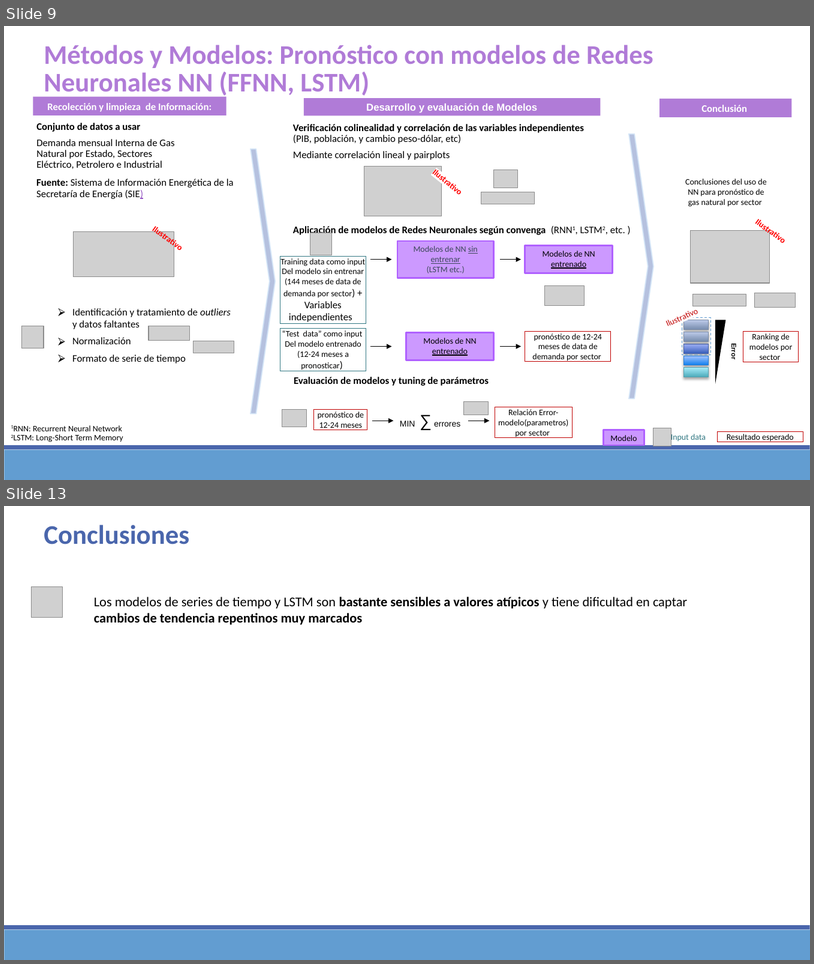
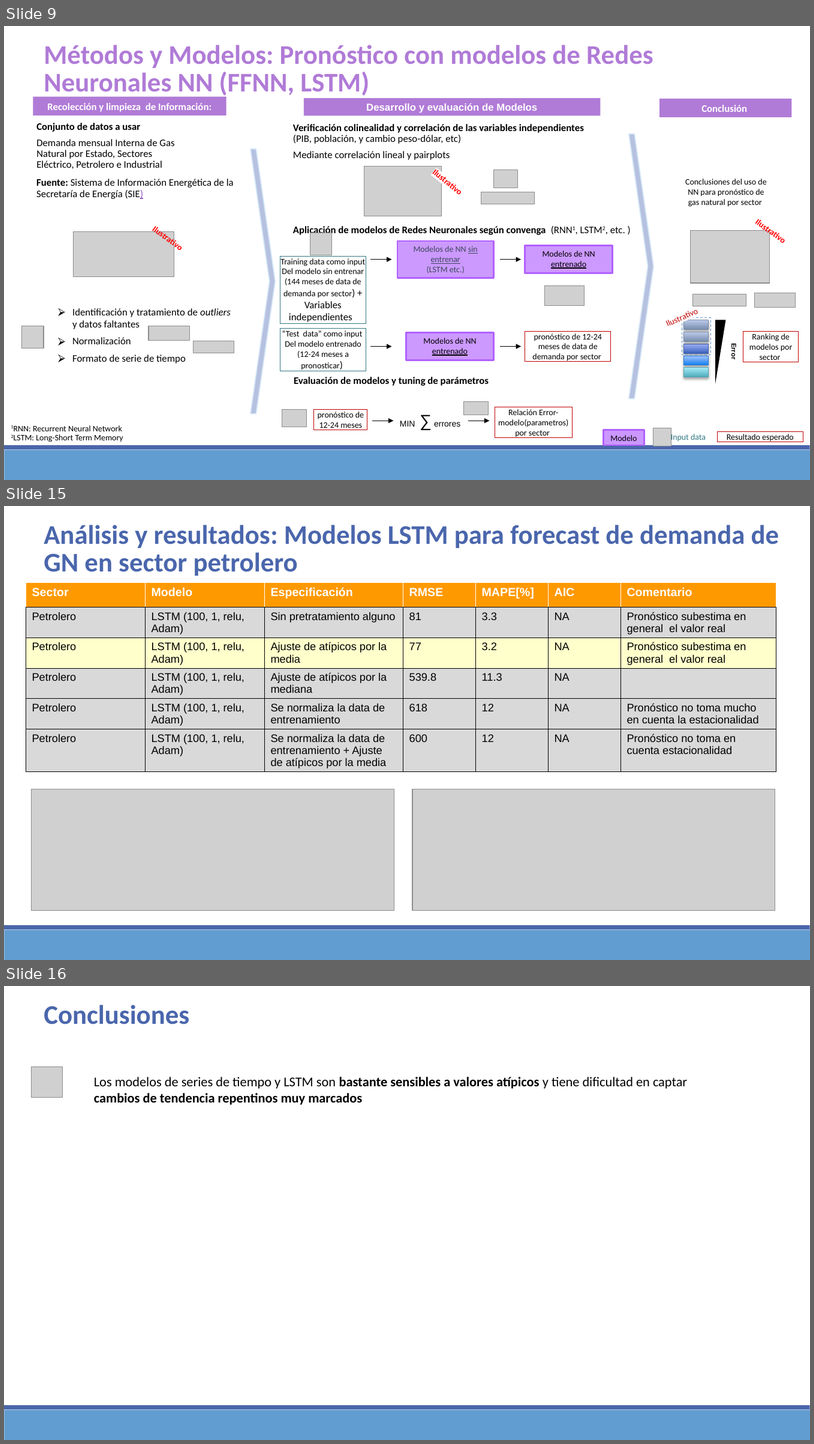
Before and after one commit to Sergio-Ibarra-1795/Diplomado_UNAM_DC_Full_gitHub, a slide deck: Diplomado_DS_Proyecto_Final/Proyecto_final_Diplomado_DS_UNAM_v2.pptx. Shown one above the other, each under a label of ours: slides 9 and 13 before the commit, slides 9, 15 and 16 after it; the slides between them are not shown. The pictures are 814x964 and 814x1444 pixels, drawn with LibreOffice and Linux fonts; fonts in the diff are those of the drawing; grey boxes stand for pictures. Boxes give left, top, right and bottom in pixels: in the first picture for what was removed or moved away, otherwise in the second. Text is boxed around its words. In the diff, an @@ line names an element or a change of style, - is before the commit and + after.

```diff
--- a/Diplomado_DS_Proyecto_Final/Proyecto_final_Diplomado_DS_UNAM_v2.pptx
+++ b/Diplomado_DS_Proyecto_Final/Proyecto_final_Diplomado_DS_UNAM_v2.pptx
@@ slide 15 added at [4, 506, 810, 960], background #FFFFFF; not listed: 2 template elements that a slide beside it also shows @@
@@ text added at [44, 525, 780, 576], 32 pt, text #4A66AC, bold @@
+  Análisis y resultados: Modelos LSTM para forecast de demanda de GN en sector petrolero
@@ table added at [26, 583, 776, 782], 6 rows, 7 columns @@
+Sector | Modelo | Especificación | RMSE | MAPE[%] | AIC | Comentario
+Petrolero | LSTM (100, 1, relu, Adam) | Sin pretratamiento alguno | 81 | 3.3 | NA | Pronóstico subestima en general el valor real
+Petrolero | LSTM (100, 1, relu, Adam) | Ajuste de atípicos por la media | 77 | 3.2 | NA | Pronóstico subestima en general el valor real
+Petrolero | LSTM (100, 1, relu, Adam) | Ajuste de atípicos por la mediana | 539.8 | 11.3 | NA | 
+Petrolero | LSTM (100, 1, relu, Adam) | Se normaliza la data de entrenamiento | 618 | 12 | NA | Pronóstico no toma mucho en cuenta la estacionalidad
+Petrolero | LSTM (100, 1, relu, Adam) | Se normaliza la data de entrenamiento + Ajuste de atípicos por la media | 600 | 12 | NA | Pronóstico no toma en cuenta estacionalidad
@@ picture added at [31, 789, 394, 910] @@
@@ picture added at [413, 789, 776, 910] @@
@@ what was slide 13 is now slide 16 @@
```
Also in this commit, not shown: 3 slides changed, 3 other slides added, 1 slide removed, 3 other files.
